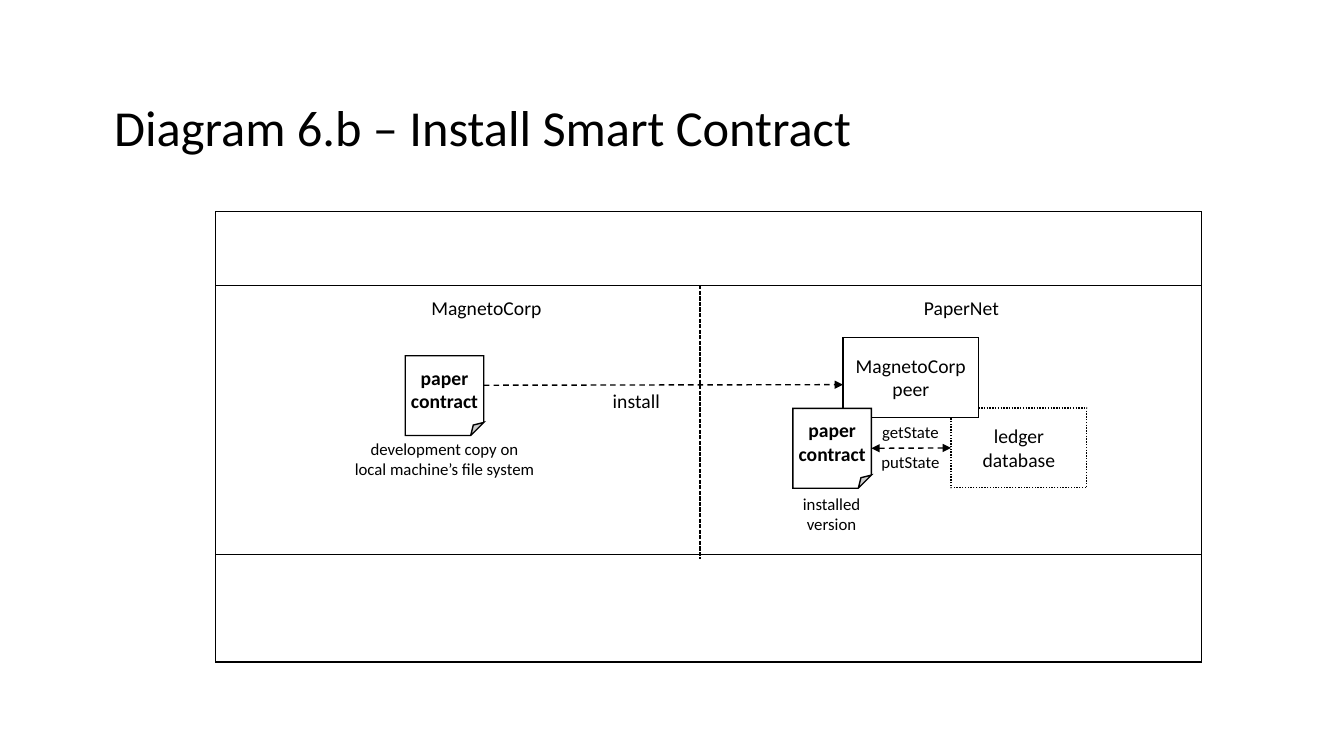
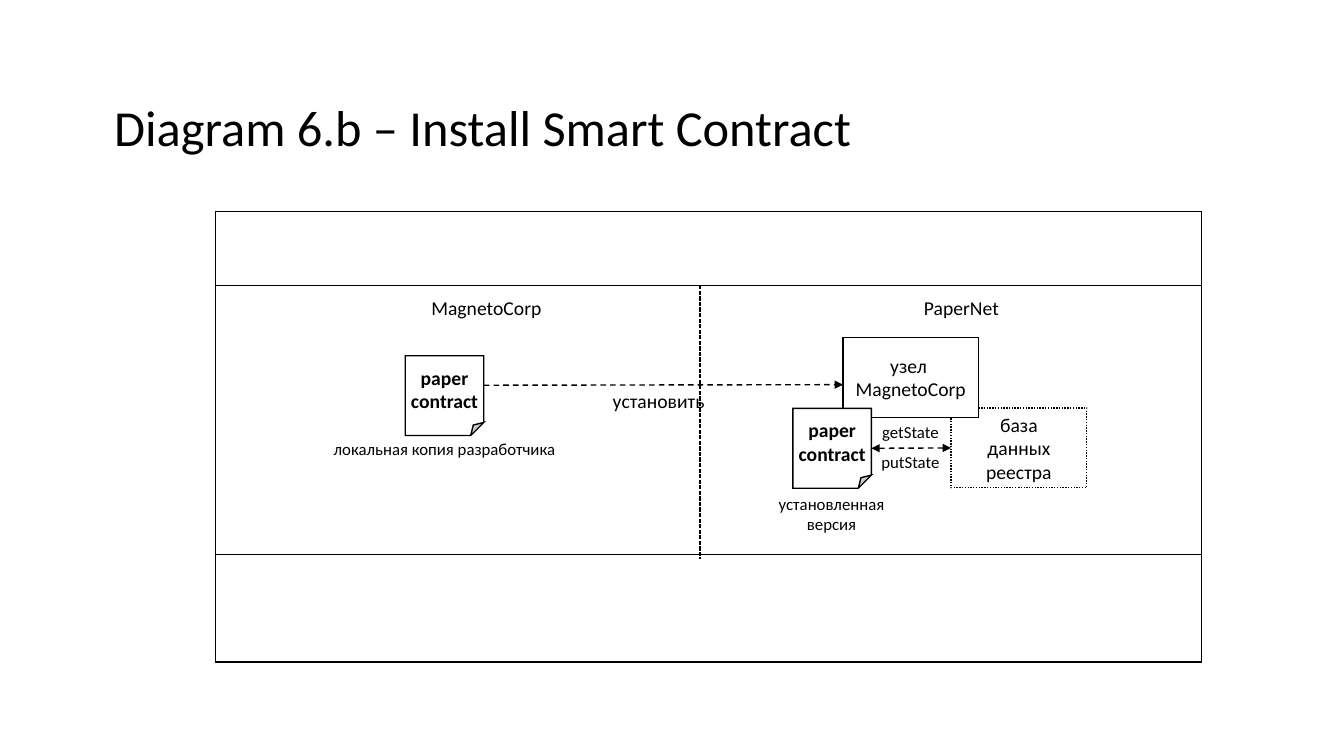
Before and after one commit to hyperledger/fabric-docs-i18n, a slide deck: slide 13 of docs/locale/ru_RU/source/tutorial/diagrams.pptx. Drawn at 1344x756 pixels with LibreOffice and Linux fonts; fonts in the diff are those of the drawing. Boxes give left, top, right and bottom in pixels: in the first picture for what was removed or moved away, otherwise in the second. Text is boxed around its words. In the diff, an @@ line names an element or a change of style, - is before the commit and + after.

```diff
--- a/docs/locale/ru_RU/source/tutorial/diagrams.pptx
+++ b/docs/locale/ru_RU/source/tutorial/diagrams.pptx
@@ text in rectangle at <box>890,363,927,376</box>: paragraph added @@
+узел
@@ text in rectangle at <box>892,386,929,399</box>: paragraph removed @@
-peer
@@ text at <box>613,392,705,414</box>: text changed @@
-install
+установить
@@ text in rectangle at <box>986,418,1051,482</box>: text changed @@
-ledger database
+база
+данных реестра
@@ text at <box>334,443,555,458</box>: text changed @@
-development copy on
-local machine’s file system
+локальная копия разработчика
@@ text at <box>779,502,885,533</box>: text changed @@
-installed
-version
+установленная
+версия
```
Also in this commit, not shown: 11 other slides changed, 12 other files.
